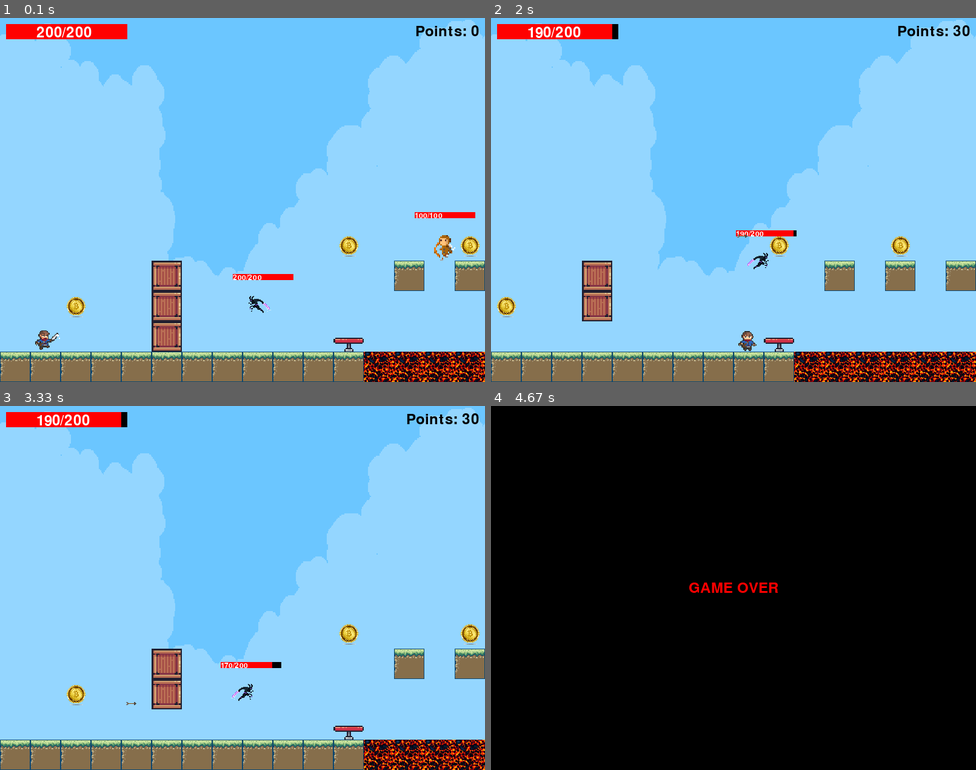
Above: before the commit, frames 1-4 (two rows, left to right).
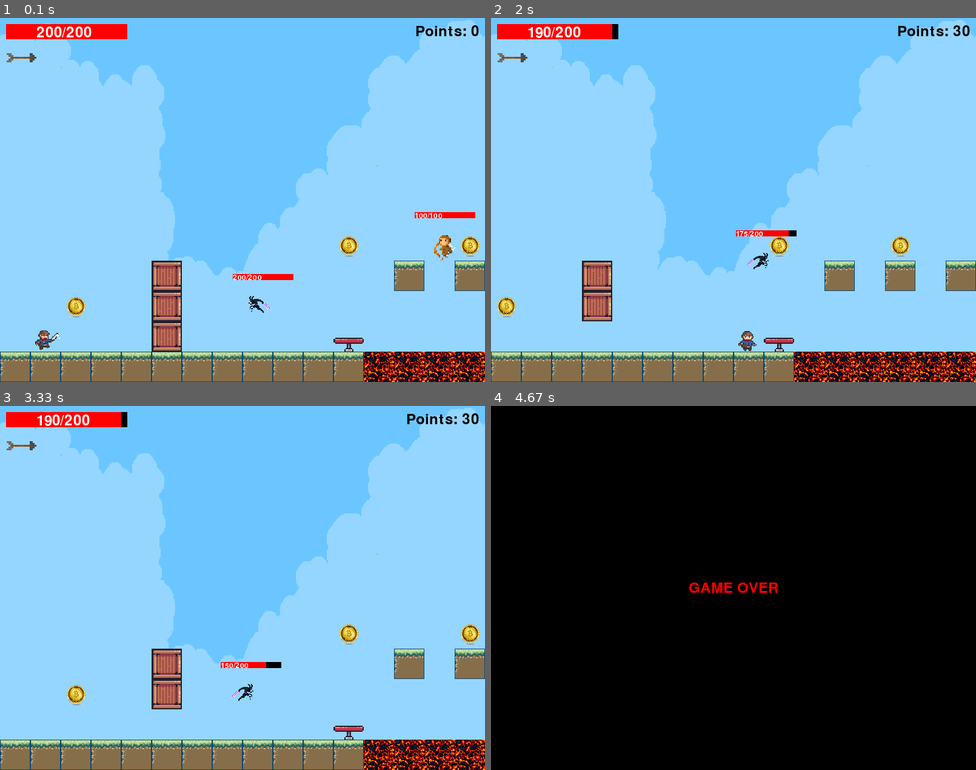
Above: after the commit, the same moments.

Repository: kardam00n/PyGame-Platformer
Game: pygame game, started from main.py
The game is run twice, just before and just after one commit, with the same random seed, the same clock (stepped at 60 frames per second) and the same inputs.
Inputs (mouse positions are in pixels of both pictures, inside the frame that each line leads up to):
- Up to frame 1 (0.1 s): no input
- Up to frame 2 (2 s): hold F 0.33-0.8 s; hold D 0.33-0.8 s; hold Q 0.83-1.3 s; hold D 0.83-1.3 s; move the mouse to (714, 214) at 0.87 s; tap F at 0.9, 1.2, 1.4, 1.7 s; tap Z at 0.98 s; hold D 1.33-1.8 s; move the mouse to (733, 221) at 1.37 s; tap C at 1.48 s
- Up to frame 3 (3.33 s): hold A 2.33-2.87 s; tap F at 2.4, 2.7, 2.97, 3.27 s; tap Z at 2.48 s; hold A 2.9-3.3 s; move the mouse to (315, 460) at 2.93 s; tap C at 3.05 s
- Up to frame 4 (4.67 s): hold D from 4.5 s (still down); tap F at 4.57 s; tap C at 4.65 s

The runs differ from the first frame. In frame 1, less than 0.1% of the frame differs, in the area x 1-8%, y 9-13%; in frame 2, 0.1%; in frame 3, 0.1%, in the area x 1-57%, y 9-83%; in frame 4, nothing differs.

Commit message:
v0.4.3 (arrow fixes)

Diff:
--- a/Display/Arrows.py
+++ b/Display/Arrows.py
@@ -59,6 +59,9 @@
                     map.arrows.remove(self)
                     alive = False
             map.win.blit(self.image, (self.rect.x - map.camera.offset.x, self.rect.y - map.camera.offset.y))
+
+    def getDisplayImg():
+        return 'assets/arrowDisplay1.png'
 class Penetrating(Arrow):
     def __init__(self, x, y, friendly, pos, time, map):
         img = pygame.image.load('assets/arrows1.png').convert_alpha()
@@ -89,6 +92,8 @@
                 map.player.health-=self.attack
                 map.arrows.remove(self)
         map.win.blit(self.image, (self.rect.x - map.camera.offset.x, self.rect.y - map.camera.offset.y))
+    def getDisplayImg():
+        return 'assets/arrowDisplay2.png'
 class Caboom(Arrow):
     def __init__(self, x, y, friendly, pos, time, map):
         img = pygame.image.load('assets/arrows1.png').convert_alpha()
@@ -122,3 +127,5 @@
                 alive=False
                 break
         map.win.blit(self.image, (self.rect.x - map.camera.offset.x, self.rect.y - map.camera.offset.y))
+    def getDisplayImg():
+        return 'assets/arrowDisplay3.png'
--- a/Display/UI.py
+++ b/Display/UI.py
@@ -26,6 +26,14 @@
     pygame.draw.rect(win, (255,0,0), (10,10,map.player.health,25))
     win.blit(health, healthRect)
 
+    #wysiwietlacz strzal
+    arrows = pygame.image.load(map.player.ARROWS[map.player.selectedArrows].getDisplayImg())
+    arrows = pygame.transform.scale(arrows, (50,50))
+    arrowsRect = arrows.get_rect()
+    arrowsRect.y = arrowsRect.y + 40
+    arrowsRect.x = arrowsRect.x + 10
+    win.blit(arrows,arrowsRect)
+
 def displayGameOver(win, map):
     font = pygame.font.Font('freesansbold.ttf', 24)
     gameOverStr = font.render("GAME OVER", True, (255, 0, 0), None)
--- a/Entities/Player.py
+++ b/Entities/Player.py
@@ -46,9 +46,10 @@
         self.iFrameTime = 0
         self.pop_x = 0
         self.arrow_attack=False
-        self.arrow_attack_time_z=0
-        self.arrow_attack_time_x=0
-        self.arrow_attack_time_c=0
+        self.arrow_attack_time=0
+        self.ARROWS = [Arrows.Classic, Arrows.Penetrating, Arrows.Caboom]
+        self.selectedArrows = 0
+        self.arrowICD = 0
     def getimg(self, col, row, width, height):
         image = pygame.Surface((width, height))
         image.blit(self.img, (0, 0), ((col * width), (row*height), width, height))
@@ -94,6 +95,15 @@
         if key[pygame.K_q]:
             self.mlee_attack = True
             self.mlee_time=0
+        self.arrowICD += 1
+        if(self.arrowICD >= 10):
+            if key[pygame.K_z]:
+                self.arrowICD = 0
+                self.selectedArrows = (self.selectedArrows+1)%3
+            if key[pygame.K_c]:
+                self.arrowICD = 0
+                self.selectedArrows = (self.selectedArrows-1)%3
+
         # if key[]
         # grawitacja
         if self.v_y<=20:
@@ -170,43 +180,18 @@
             self.health -= 10
 
         # strzały klasyczna
-        if key[pygame.K_z] and self.arrow_attack_time_z<8:
+        if key[pygame.K_f] and self.arrow_attack_time<8:
             if self.left_side:
-                self.image = pygame.transform.flip(self.arrow_ani[self.arrow_attack_time_z // 2], True, False)
-            else: self.image = self.arrow_ani[self.arrow_attack_time_z // 2]
-            self.arrow_attack_time_z+=1
-
-        if (not key[pygame.K_z] and self.arrow_attack_time_z > 0) or self.arrow_attack==8:
+                self.image = pygame.transform.flip(self.arrow_ani[self.arrow_attack_time // 2], True, False)
+            else: self.image = self.arrow_ani[self.arrow_attack_time // 2]
+            self.arrow_attack_time+=1
+
+        if (not key[pygame.K_f] and self.arrow_attack_time > 0) or self.arrow_attack==8:
             x = pygame.mouse.get_pos()[0] - self.rect.x
             y = pygame.mouse.get_pos()[1] - self.rect.y
-            Arrows.Classic(self.rect.x, self.rect.y, True, (x, y), self.arrow_attack_time_z, map)
-            self.arrow_attack_time_z = 0
-
-        # penetrating arrow
-        if key[pygame.K_x] and self.arrow_attack_time_x<8:
-            if self.left_side:
-                self.image = pygame.transform.flip(self.arrow_ani[self.arrow_attack_time_x // 2], True, False)
-            else: self.image = self.arrow_ani[self.arrow_attack_time_x // 2]
-            self.arrow_attack_time_x+=1
-
-        if (not key[pygame.K_x] and self.arrow_attack_time_x > 0) or self.arrow_attack==8:
-            x = pygame.mouse.get_pos()[0] - self.rect.x
-            y = pygame.mouse.get_pos()[1] - self.rect.y
-            Arrows.Penetrating(self.rect.x, self.rect.y, True, (x, y), self.arrow_attack_time_x, map)
-            self.arrow_attack_time_x = 0
-
-        # caboom arrow
-        if key[pygame.K_c] and self.arrow_attack_time_c<8:
-            if self.left_side:
-                self.image = pygame.transform.flip(self.arrow_ani[self.arrow_attack_time_c // 2], True, False)
-            else: self.image = self.arrow_ani[self.arrow_attack_time_c // 2]
-            self.arrow_attack_time_c+=1
-
-        if (not key[pygame.K_c] and self.arrow_attack_time_c > 0) or self.arrow_attack==8:
-            x = pygame.mouse.get_pos()[0] - self.rect.x
-            y = pygame.mouse.get_pos()[1] - self.rect.y
-            Arrows.Caboom(self.rect.x, self.rect.y, True, (x, y), self.arrow_attack_time_c, map)
-            self.arrow_attack_time_c = 0
+            self.ARROWS[self.selectedArrows](self.rect.x, self.rect.y, True, (x, y), self.arrow_attack_time, map)
+            self.arrow_attack_time = 0
+
 
         self.pop_x = dx
         # odswierzanie pozycji
--- a/Entities/enemy.py
+++ b/Entities/enemy.py
@@ -100,7 +100,7 @@
     def __init__(self, x, y):
         step_ani = []
         for i in range(1, 7):
-            path = 'assets/Archer/run/Archer_run' + str(i) + '.png'
+            path = 'assets/Archer/Run/Archer_run' + str(i) + '.png'
             img = pygame.image.load(path).convert_alpha()
             image = pygame.transform.scale(img, (80, 80))
             step_ani.append(image)
--- a/Levels/MapParser.py
+++ b/Levels/MapParser.py
@@ -2,7 +2,7 @@
 from Entities import Player, enemy
 from Display import Block, Coin
 
-#0 - PLAYER, 1 - GRASS, 2 - COIN, 3 - ENEMY, 4 - ICE, 5 - LAVA, 6 - MUD, 7 -TRAMPOLINE, 8 - CRATE, 9 - FINISH
+#0 - PLAYER, 1 - GRASS, 2 - COIN, 3 - ENEMY, 4 - ICE, 5 - LAVA, 6 - MUD, 7 -TRAMPOLINE, 8 - CRATE, 9 - FINISH, 10 - ARCHER
 
 
 def parseLvl(file, map):
@@ -12,27 +12,41 @@
             x = (int(vars[0])-1)*50
             y = map.DISPLAY_H-int(vars[1])*50
             id = int(vars[2])
+
             #construktors = [block.grass, coin.coin...]
-            match id:
-                case 0:
-                    map.player = Player.Player(x, y)
-                case 1:
-                    map.blocks.append(Block.Grass(x, y))
-                case 2:
-                    map.coins.append(Coin.Coin(x, y))
-                case 3:
-                    map.enemies.append(enemy.EnemyMlee(x, y))
-                case 4:
-                    map.blocks.append(Block.Ice(x, y))
-                case 5:
-                    map.blocks.append(Block.Lava(x, y))
-                case 6:
-                    map.blocks.append(Block.Mud(x,y))
-                case 7:
-                    map.blocks.append(Block.Trampoline(x, y))
-                case 8:
-                    map.blocks.append(Block.Crate(x, y))
-                case 9:
-                    map.finish = Block.Finish(x, y)
-                case 10:
-                    map.enemies.append(enemy.EnemyArcher(x,y))
+
+            constructors = [Player.Player, Block.Grass,Coin.Coin,enemy.EnemyMlee, Block.Ice, Block.Lava, Block.Mud, Block.Trampoline, Block.Crate, Block.Finish, enemy.EnemyArcher]
+            if id==0:
+                map.player = constructors[id](x,y)
+            elif id==3 or id==10:
+                map.enemies.append(constructors[id](x,y))
+            elif id == 9:
+                map.finish = constructors[id](x,y)
+            elif id == 2:
+                map.coins.append(constructors[id](x,y))
+            else:
+                map.blocks.append(constructors[id](x,y))
+
+            # match id:
+            #     case 0:
+            #         map.player = Player.Player(x, y)
+            #     case 1:
+            #         map.blocks.append(Block.Grass(x, y))
+            #     case 2:
+            #         map.coins.append(Coin.Coin(x, y))
+            #     case 3:
+            #         map.enemies.append(enemy.EnemyMlee(x, y))
+            #     case 4:
+            #         map.blocks.append(Block.Ice(x, y))
+            #     case 5:
+            #         map.blocks.append(Block.Lava(x, y))
+            #     case 6:
+            #         map.blocks.append(Block.Mud(x,y))
+            #     case 7:
+            #         map.blocks.append(Block.Trampoline(x, y))
+            #     case 8:
+            #         map.blocks.append(Block.Crate(x, y))
+            #     case 9:
+            #         map.finish = Block.Finish(x, y)
+            #     case 10:
+            #         map.enemies.append(enemy.EnemyArcher(x,y))
Binary file added: assets/arrowDisplay1.png
Binary file added: assets/arrowDisplay2.png
Binary file added: assets/arrowDisplay3.png
